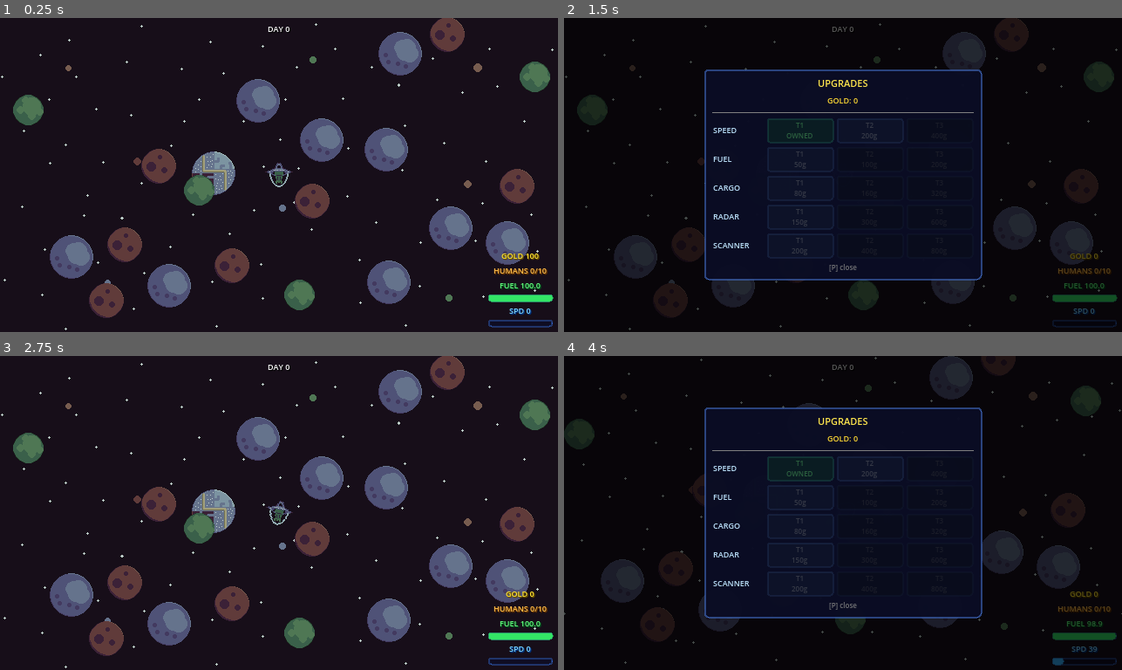
Above: before the commit, frames 1-4 (two rows, left to right).
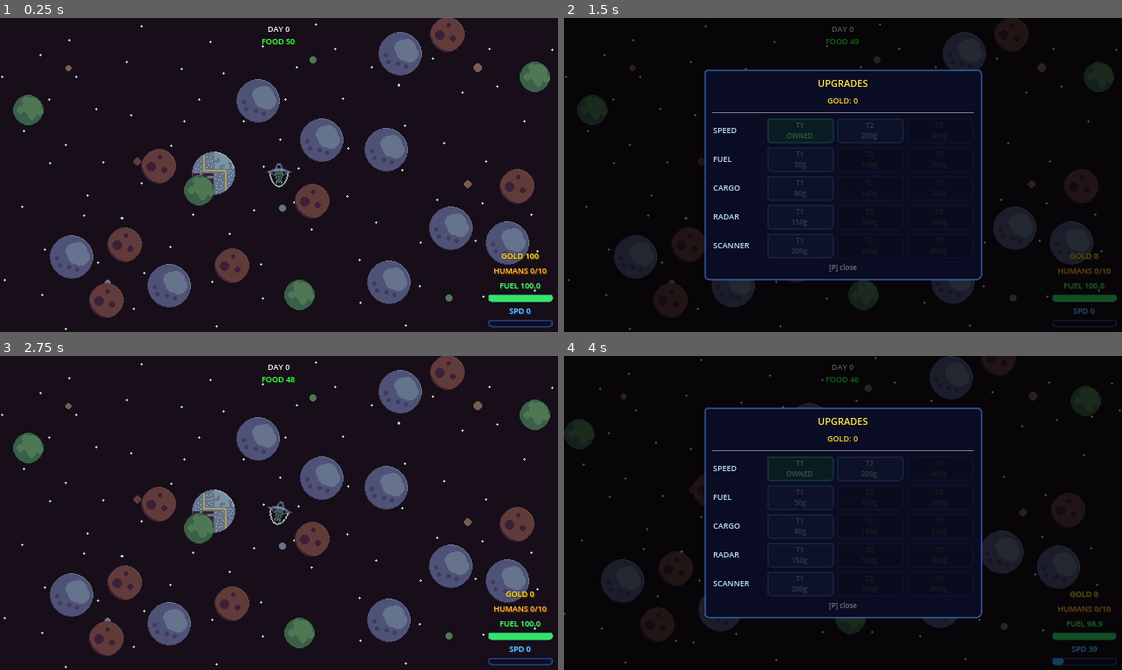
Above: after the commit, the same moments.

Repository: oe555/project-eat-humans
Game: Godot game, scene res://Scenes/main_scene.tscn
Same seed, same stepped clock (60 frames per second), same inputs: the game is played once before the commit and once after it.
Inputs:
- Up to frame 1 (0.25 s): no input
- Up to frame 2 (1.5 s): tap Enter at 0.5 s; hold W (accelerate) 0.53-1.25 s; hold S (break) 0.53-1.25 s; tap P (open_shop) at 0.77 s; click "T1 100g" at 1.25 s
- Up to frame 3 (2.75 s): tap Space at 2 s; tap D (rotate_clockwise) at 2.1 s; tap P (open_shop) at 2.27 s
- Up to frame 4 (4 s): tap Enter at 2.75 s; hold A (rotate_counterclockwise) 2.78-3.53 s; hold W (accelerate) from 2.78 s (still down); tap S (break) at 3.6 s; tap P (open_shop) at 3.77 s

The runs differ from the first frame. In frame 1, less than 0.1% of the frame differs, in the area x 46-53%, y 6-9%; in frame 2, less than 0.1%; in frame 3, less than 0.1%; in frame 4, less than 0.1%.

Commit message:
add home planet food counter

Diff:
--- a/Scenes/hud.tscn
+++ b/Scenes/hud.tscn
@@ -45,6 +45,23 @@
 theme_override_font_sizes/font_size = 9
 theme_override_colors/font_color = Color(1.0, 1.0, 1.0, 1.0)
 theme_override_colors/font_shadow_color = Color(0.0, 0.0, 0.0, 0.8)
+theme_override_constants/shadow_offset_x = 1
+theme_override_constants/shadow_offset_y = 1
+
+[node name="FoodLabel" type="Label" parent="."]
+anchors_preset = 5
+anchor_left = 0.5
+anchor_right = 0.5
+offset_left = -30.0
+offset_top = 20.0
+offset_right = 30.0
+offset_bottom = 34.0
+grow_horizontal = 2
+text = "FOOD 20"
+horizontal_alignment = 1
+theme_override_font_sizes/font_size = 9
+theme_override_colors/font_color = Color(0.3, 1.0, 0.3, 1.0)
+theme_override_colors/font_shadow_color = Color(0.0, 0.3, 0.0, 0.8)
 theme_override_constants/shadow_offset_x = 1
 theme_override_constants/shadow_offset_y = 1
 
--- a/Scripts/Core/game_state.gd
+++ b/Scripts/Core/game_state.gd
@@ -2,10 +2,16 @@
 
 var days_passed: int = 0
 var gold: int = 100
-var humans_on_home_planet: int = 0
+var humans_on_home_planet: int = 50
 var human_burndown_rate: float = 0.0
 
+var _burndown_accumulator: float = 0.0
+
 func _process(delta: float) -> void:
-	if humans_on_home_planet > 0 and human_burndown_rate > 0.0:
-		humans_on_home_planet = max(0, humans_on_home_planet - int(human_burndown_rate * delta))
-		SignalBus.home_planet_humans_changed.emit(humans_on_home_planet)
+	if humans_on_home_planet > 0:
+		_burndown_accumulator += delta
+		var tick_interval = 1.0 / maxf(1.0 + human_burndown_rate, 1.0)
+		while _burndown_accumulator >= tick_interval and humans_on_home_planet > 0:
+			_burndown_accumulator -= tick_interval
+			humans_on_home_planet -= 1
+			SignalBus.home_planet_humans_changed.emit(humans_on_home_planet)
--- a/Scripts/home_planet.gd
+++ b/Scripts/home_planet.gd
@@ -4,3 +4,8 @@
 func _on_body_entered(body: Node2D) -> void:
 	if body.is_in_group("player"):
 		GameState.days_passed += 1
+		var delivered = body.humans
+		if delivered > 0:
+			body.humans = 0
+			GameState.humans_on_home_planet += delivered
+			GameState.human_burndown_rate += delivered * 0.1
--- a/Scripts/hud.gd
+++ b/Scripts/hud.gd
@@ -7,6 +7,7 @@
 @onready var humans_label: Label = $Gauges/HumansLabel
 @onready var gold_label: Label = $Gauges/GoldLabel
 @onready var day_label: Label = $DayLabel
+@onready var food_label: Label = $FoodLabel
 
 var player: CharacterBody2D
 
@@ -27,3 +28,4 @@
 		humans_label.text = "HUMANS %d/%d" % [player.humans, player.human_capacity]
 		gold_label.text = "GOLD %d" % GameState.gold
 		day_label.text = "DAY %d" % GameState.days_passed
+		food_label.text = "FOOD %d" % GameState.humans_on_home_planet
